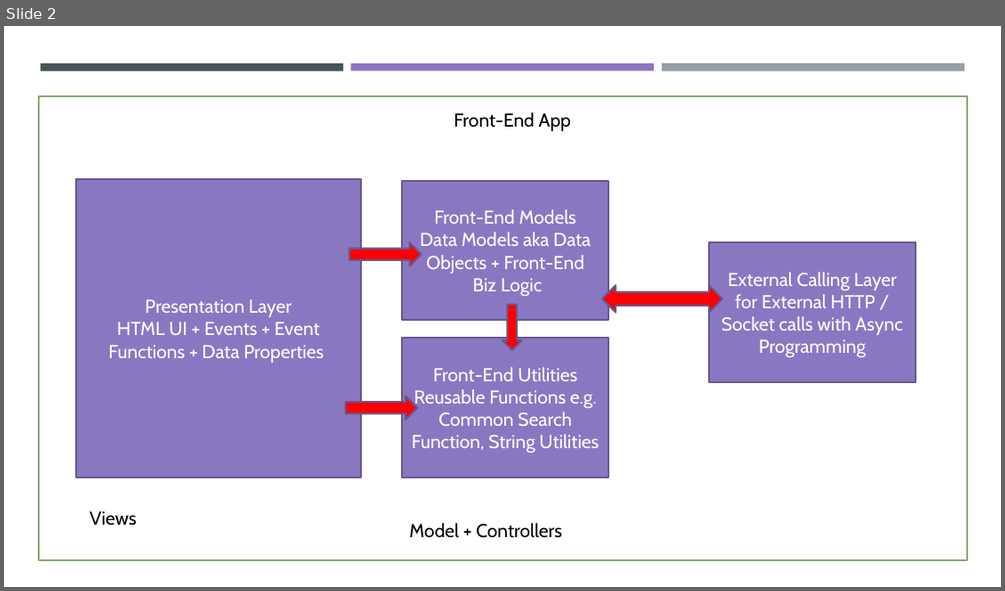
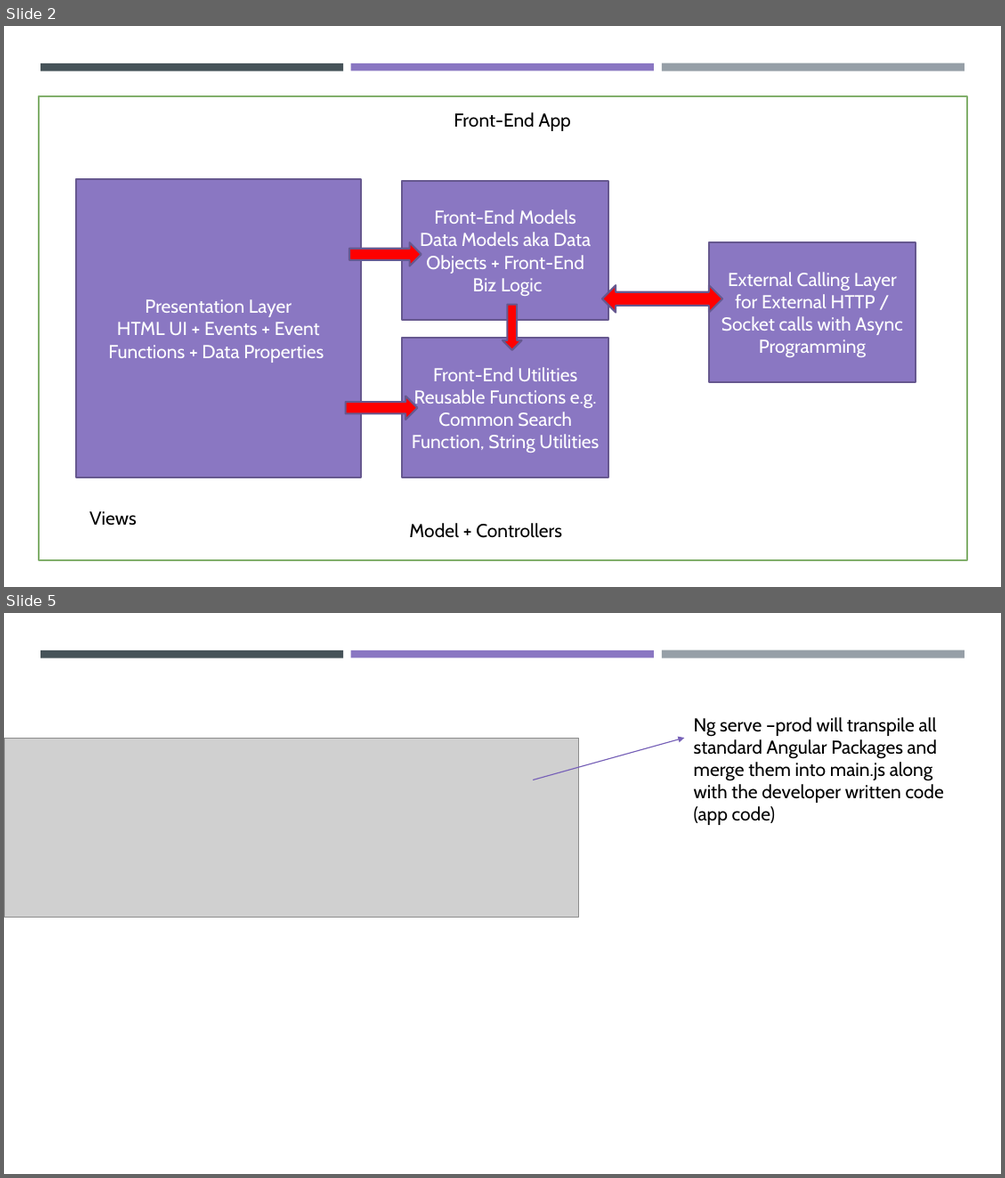
Before and after one commit to maheshsabnis/ngfinastra, a slide deck: Training_Diagrams.pptx. Shown one above the other, each under a label of ours: slide 2 before the commit, slides 2 and 5 after it; the slides between them are not shown. The pictures are 1005x591 and 1005x1178 pixels, drawn with LibreOffice and Linux fonts; fonts in the diff are those of the drawing; grey boxes stand for pictures. Boxes give left, top, right and bottom in pixels: in the first picture for what was removed or moved away, otherwise in the second. Text is boxed around its words. In the diff, an @@ line names an element or a change of style, - is before the commit and + after.

```diff
--- a/Training_Diagrams.pptx
+++ b/Training_Diagrams.pptx
@@ slide 5 added at (4, 613, 1001, 1174), background #FFFFFF; not listed: 3 template elements that a slide beside it also shows @@
@@ text added at (694, 717, 944, 825), 18 pt, text #000000 @@
+Ng serve –prod will transpile all standard Angular Packages and merge them into main.js along with the developer written code (app code)
@@ picture added at (4, 738, 578, 917) @@
@@ arrow added from (534, 779) to (685, 738), #7761B8 1 pt @@
```
Also in this commit, not shown: 2 other slides added, 18 other files.
